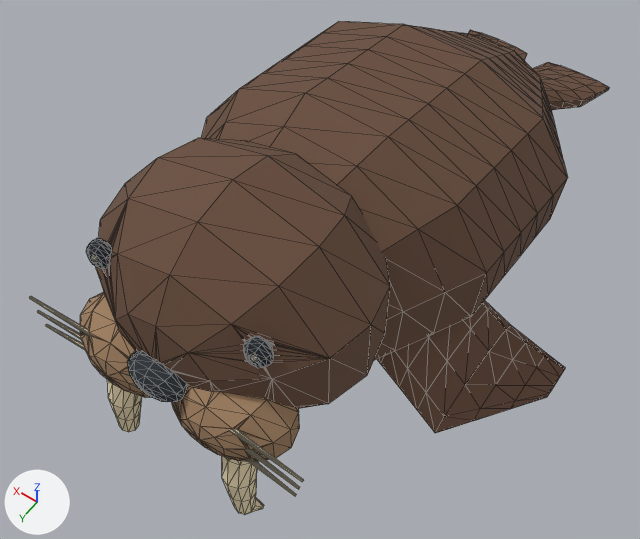
One commit to the glTF model public/models/arctic/Walrus.gltf: the scene before it, then after it.
Camera for both pictures: a 50 mm camera at (-3.88, 6.77, 9.85) aimed at (0.06, 1.25, 1.19). Every picture has the same lights, and +X, +Y and +Z are marked at lower left. The picture after the commit comes second. Mesh edges are drawn as thin lines. Vertices at exactly the same position are counted once.

Objects in the first picture: 'AnimalSkin'.
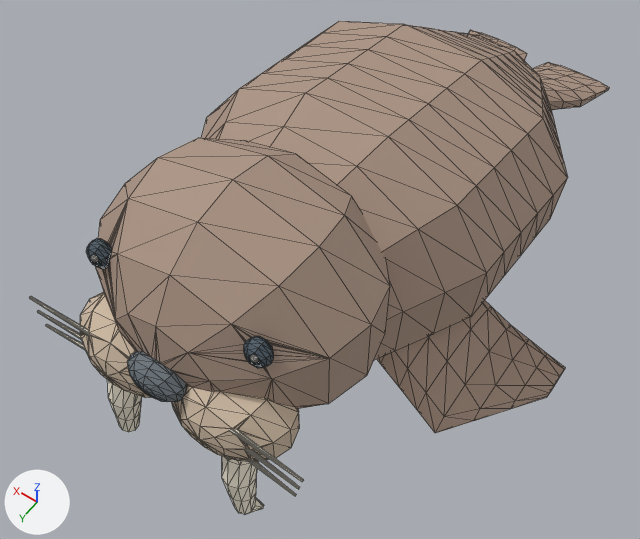
Pixel boxes (x1, y1, x2, y2) of what changed, in the pictures (640 x 539 px):
part 1 of me_walrusskin, recoloured (brown to beige): (80, 21, 610, 462) in both
part 2 of me_walrusskin, recoloured: (29, 255, 303, 515) in both
part 3 of me_walrusskin, recoloured: (86, 238, 274, 402) in both

What the commit changed:
me_walrusskin has 1328 vertices, 2632 faces and spans x -2.98..2.98, y -4.77..4.23, z 0.22..4.04.
me_walrusskin is used by ob_animalskin; location (0.0, 0.0, 0.0).
me_walrusskin part 1: 1659 faces centred in x -2.98..2.98, y -4.77..4.19, z 0.39..3.91 are repainted in the vertex colours; the middle colour goes from brown #694d3c to beige #ac9585.
me_walrusskin part 2: 524 faces centred in x -1.76..1.76, y 3.64..4.11, z 0.22..3.31 are repainted in the vertex colours; the middle colour goes from beige #f5e4bc to pale yellow #fbf3df.
me_walrusskin part 3: 449 faces centred in x -1.1..1.1, y 3.5..4.23, z 2.21..3.37 are repainted in the vertex colours; the middle colour goes from black #151d24 to greyish blue #515f69.
